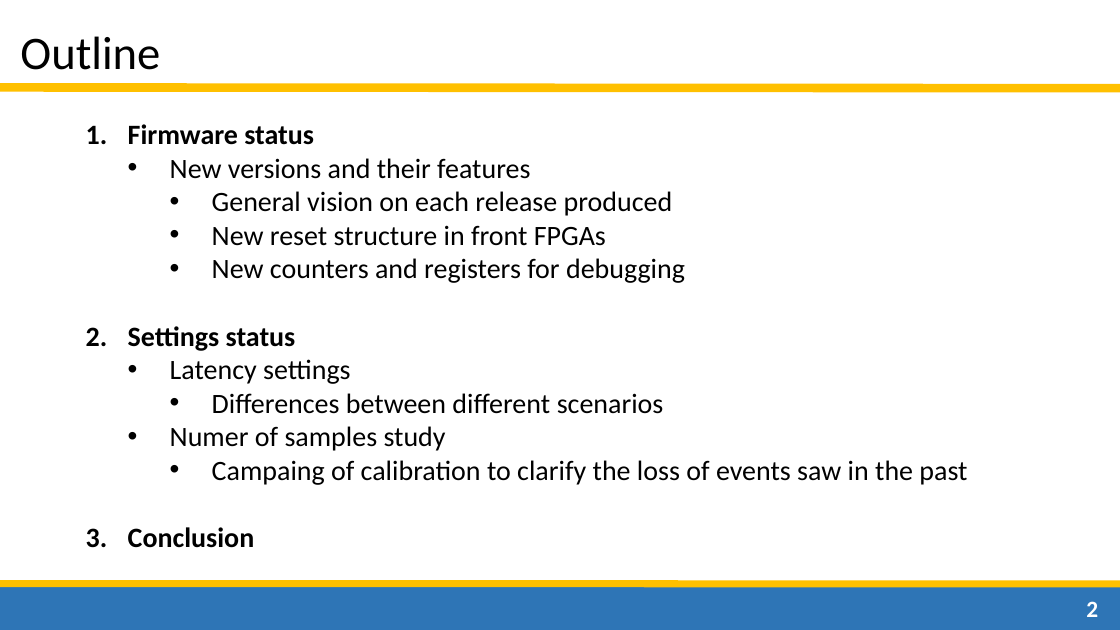
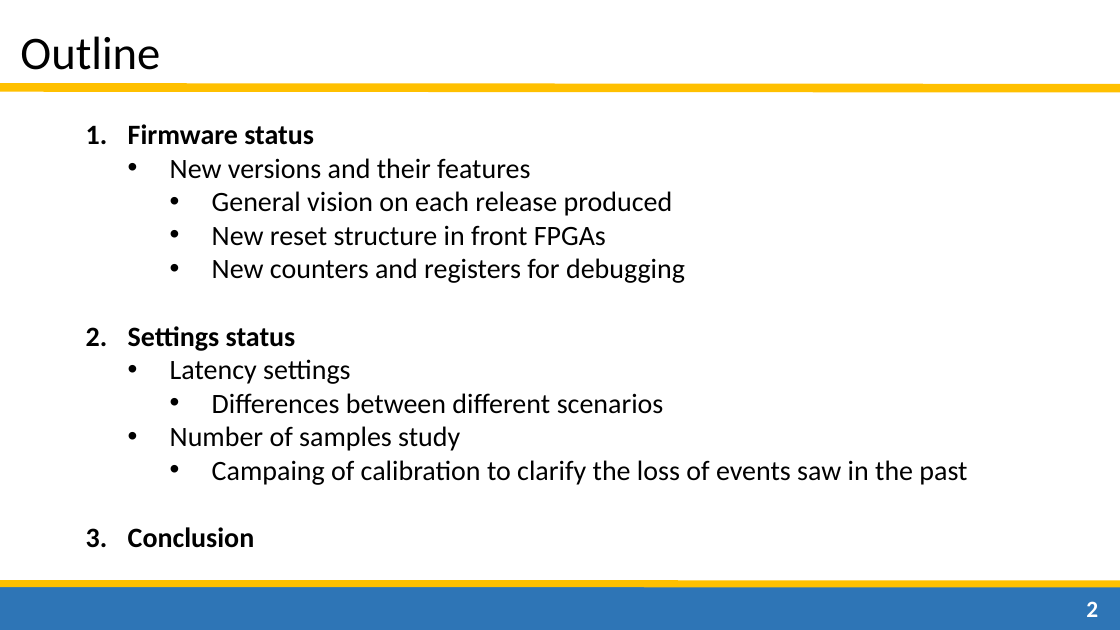
Before and after one commit to camplani/PhD-Files, a slide deck: slide 2 of Demonstrator/Presentations/16_09_26_LAr_week_Dresden.pptx. Drawn at 1120x630 pixels with LibreOffice and Linux fonts; fonts in the diff are those of the drawing. Boxes give left, top, right and bottom in pixels: in the first picture for what was removed or moved away, otherwise in the second. Text is boxed around its words. In the diff, an @@ line names an element or a change of style, - is before the commit and + after.

```diff
--- a/Demonstrator/Presentations/16_09_26_LAr_week_Dresden.pptx
+++ b/Demonstrator/Presentations/16_09_26_LAr_week_Dresden.pptx
@@ text at <box>170,426,460,451</box>: text changed @@
-  • Numer of samples study
+  • Number of samples study
```
Also in this commit, not shown: 4 other slides changed, 6 other files.
